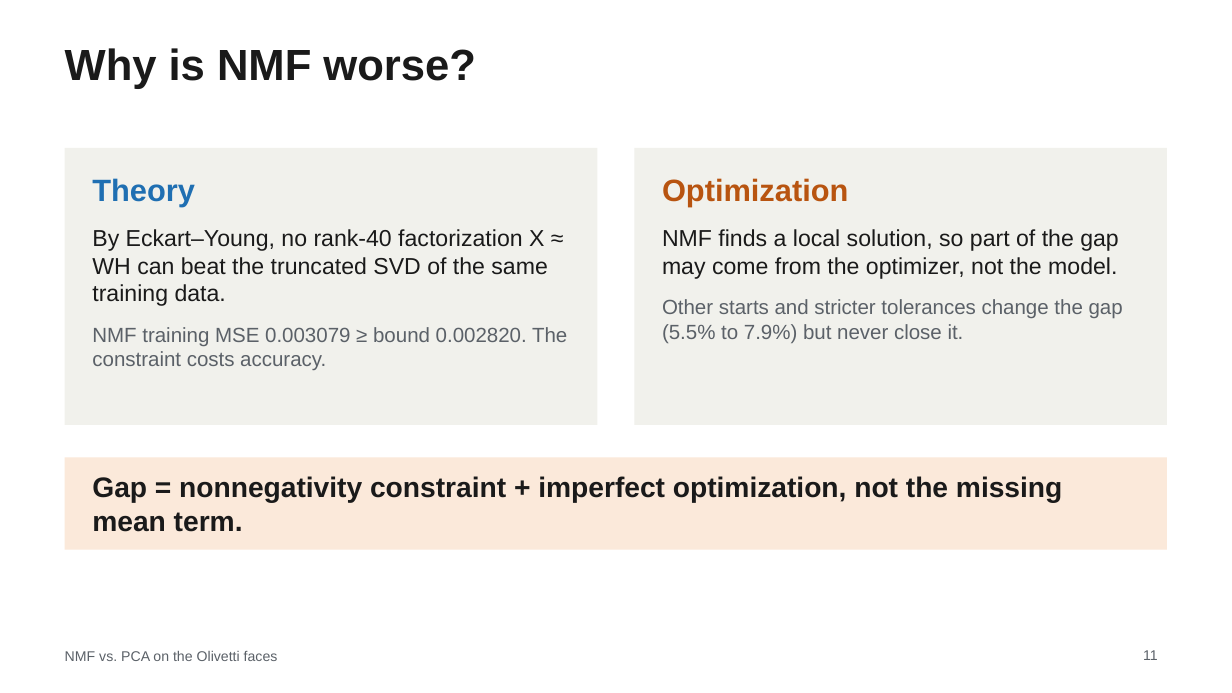
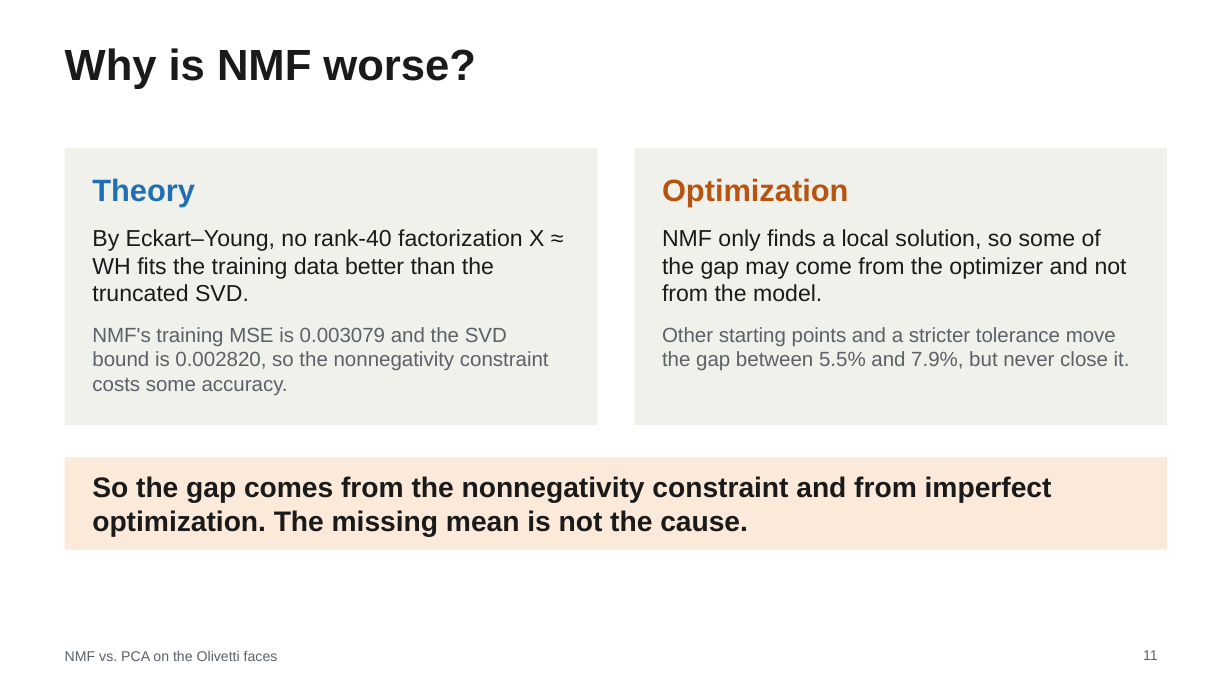
Before and after one commit to MachineWJQ6657/pca-vs-nmf, a slide deck: slide 11 of slides/STOR565_Slides.pptx. Drawn at 1232x693 pixels with LibreOffice and Linux fonts; fonts in the diff are those of the drawing. Boxes give left, top, right and bottom in pixels: in the first picture for what was removed or moved away, otherwise in the second. Text is boxed around its words. In the diff, an @@ line names an element or a change of style, - is before the commit and + after.

```diff
--- a/slides/STOR565_Slides.pptx
+++ b/slides/STOR565_Slides.pptx
@@ text at box(92, 229, 549, 395): text changed; size 18 to 16 pt; text colour #1A1A1A to #5B6168 @@
-By Eckart–Young, no rank-40 factorization X ≈ WH can beat the truncated SVD of the same training data.
-NMF training MSE 0.003079 ≥ bound 0.002820. The constraint costs accuracy.
+By Eckart–Young, no rank-40 factorization X ≈ WH fits the training data better than the truncated SVD.
+NMF's training MSE is 0.003079 and the SVD bound is 0.002820, so the nonnegativity constraint costs some accuracy.
@@ text at box(662, 229, 1130, 370): text changed; size 18 to 16 pt; text colour #1A1A1A to #5B6168 @@
-NMF finds a local solution, so part of the gap may come from the optimizer, not the model.
-Other starts and stricter tolerances change the gap (5.5% to 7.9%) but never close it.
+NMF only finds a local solution, so some of the gap may come from the optimizer and not from the model.
+Other starting points and a stricter tolerance move the gap between 5.5% and 7.9%, but never close it.
@@ text at box(92, 476, 1052, 537): text changed @@
-Gap = nonnegativity constraint + imperfect optimization, not the missing mean term.
+So the gap comes from the nonnegativity constraint and from imperfect optimization. The missing mean is not the cause.
```
Also in this commit, not shown: 13 other slides changed, 1 other file.
